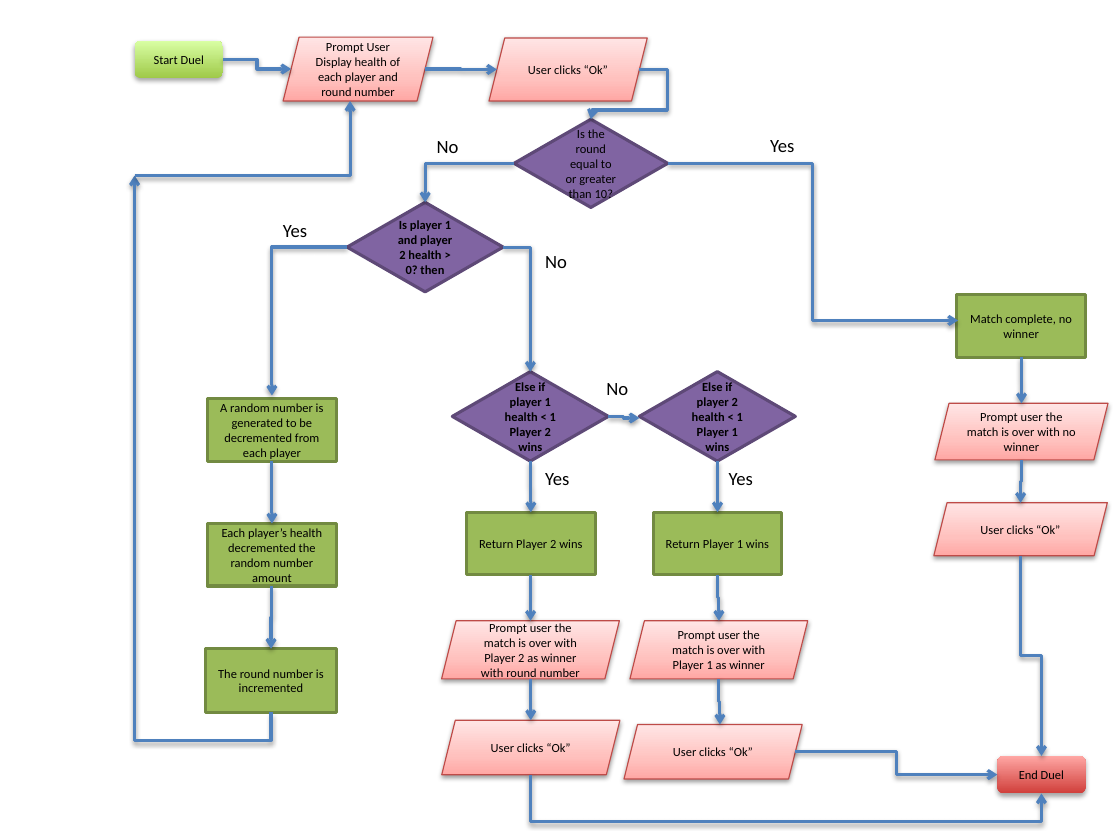
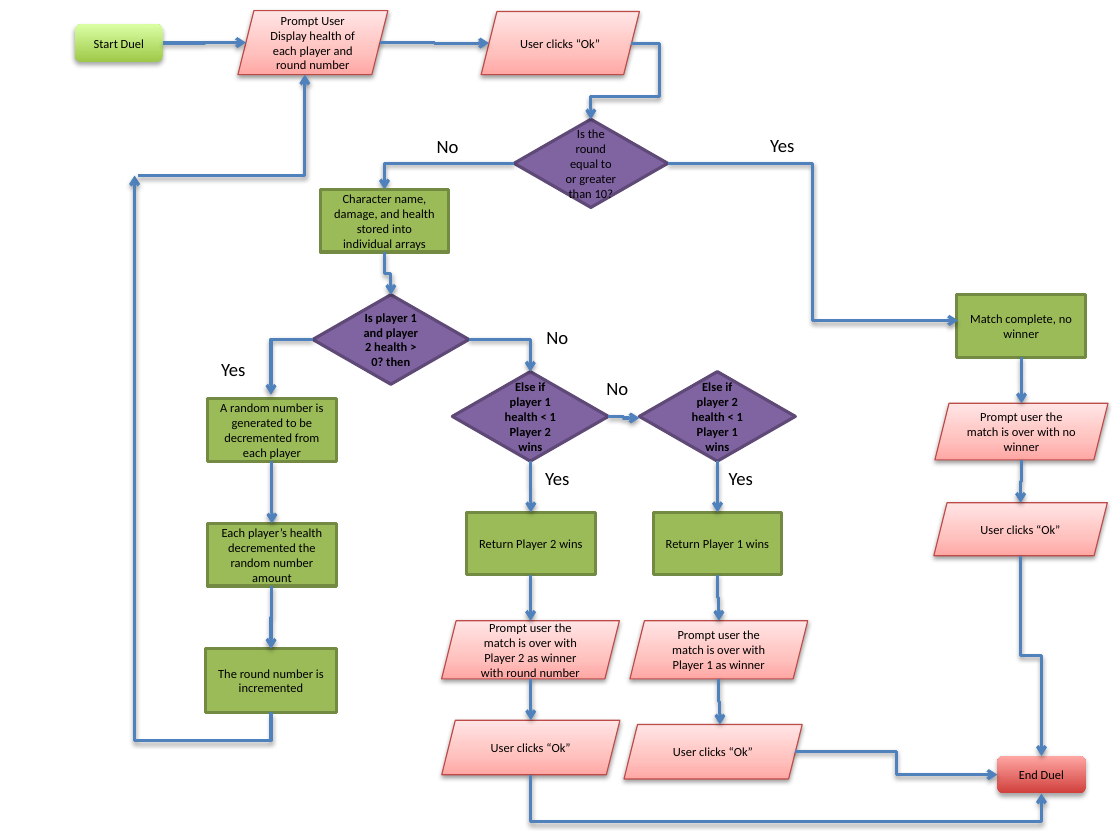
Before and after one commit to Specialkidsrock/PWA1-GITRepo-Dietrick, a slide deck: slide 2 of Wk 1/Goal1Duel1Flowchart.pptx. Drawn at 1120x840 pixels with LibreOffice and Linux fonts; fonts in the diff are those of the drawing. Boxes give left, top, right and bottom in pixels: in the first picture for what was removed or moved away, otherwise in the second. Text is boxed around its words. In the diff, an @@ line names an element or a change of style, - is before the commit and + after.

```diff
--- a/Wk 1/Goal1Duel1Flowchart.pptx
+++ b/Wk 1/Goal1Duel1Flowchart.pptx
@@ rounded rectangle "Start Duel": place and size @@
-rounded rectangle "Start Duel" at (134,40,223,78)
+rounded rectangle "Start Duel" at (75,25,164,63)
@@ parallelogram "Prompt User": place and size @@
-parallelogram "Prompt User" at (283,37,433,101)
+parallelogram "Prompt User" at (237,11,388,75)
@@ parallelogram "User clicks “Ok”": place and size @@
-parallelogram "User clicks “Ok”" at (489,38,647,101)
+parallelogram "User clicks “Ok”" at (482,11,640,74)
@@ elbow arrow moved from (223, 59) - (291, 69) to (164, 43) - (246, 43) @@
@@ elbow arrow moved from (424, 69) - (497, 69) to (380, 43) - (489, 43) @@
@@ elbow arrow moved from (640, 69) - (591, 119) to (632, 43) - (591, 119) @@
@@ elbow arrow moved from (134, 176) - (351, 101) to (138, 176) - (305, 75) @@
@@ elbow arrow moved from (514, 164) - (426, 203) to (514, 164) - (384, 189) @@
@@ rectangle added at (320,189,449,252), fill #9BBB59, outline #738A42 2 pt, 8 pt, text #000000 @@
+Character name, damage, and health stored into individual arrays
@@ elbow arrow added from (384, 252) to (391, 295), #4F81BD 2 pt @@
@@ diamond "Is player 1 and player ...": place and size @@
-diamond "Is player 1 and player ..." at (347,203,503,292)
+diamond "Is player 1 and player ..." at (312,295,468,384)
@@ text "No": place and size @@
-text "No" at (545,256,567,268)
+text "No" at (546,332,568,344)
@@ text "Yes": place and size @@
-text "Yes" at (283,225,307,237)
+text "Yes" at (221,364,245,376)
@@ elbow arrow moved from (347, 248) - (272, 395) to (312, 339) - (271, 394) @@
@@ elbow arrow moved from (503, 248) - (531, 372) to (469, 339) - (531, 372) @@
```
Also in this commit, not shown: 9 other files.
